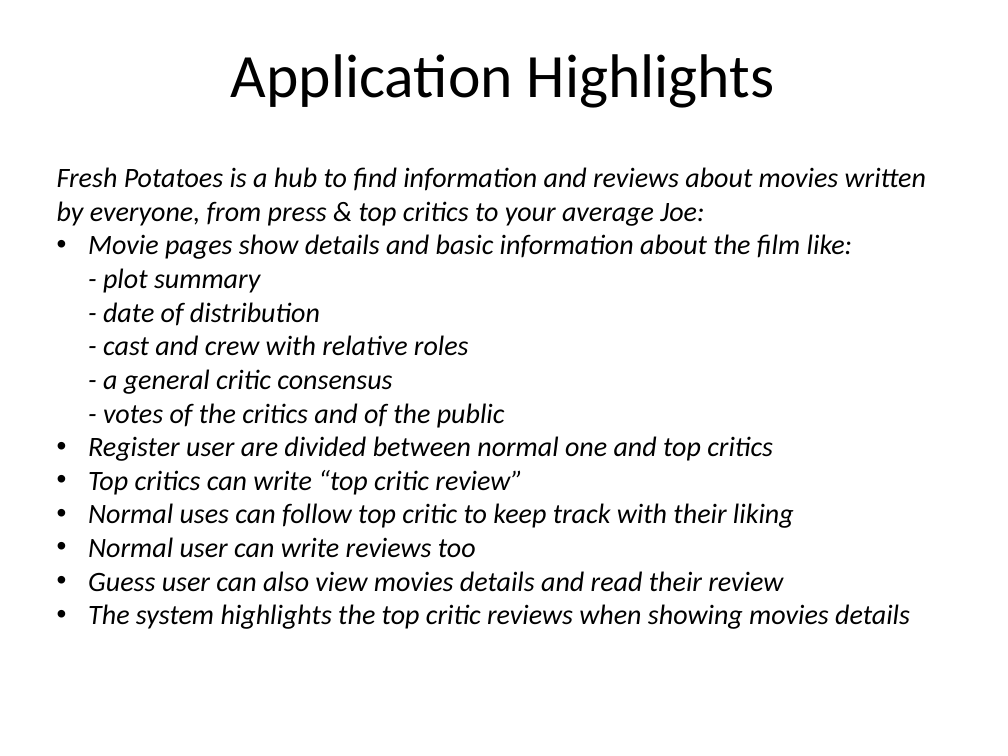
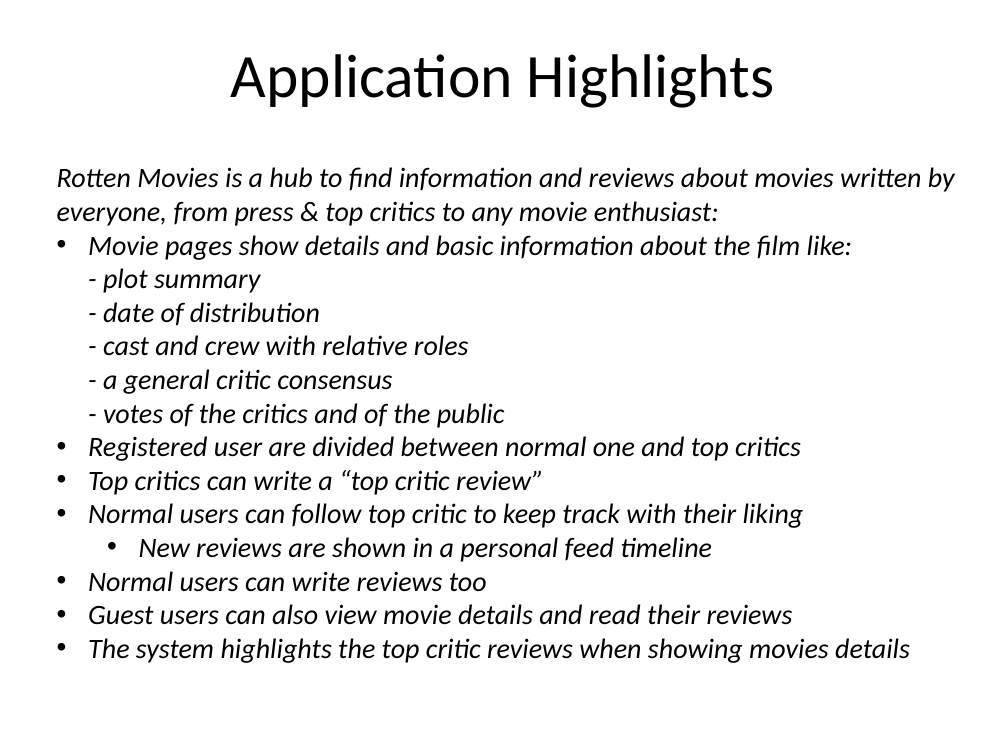
Before and after one commit to glmquint/RottenMovies, a slide deck: slide 2 of Presentazione.pptx. Drawn at 1008x756 pixels with LibreOffice and Linux fonts; fonts in the diff are those of the drawing; background and template pictures are left out. Boxes give left, top, right and bottom in pixels: in the first picture for what was removed or moved away, otherwise in the second. Text is boxed around its words. In the diff, an @@ line names an element or a change of style, - is before the commit and + after.

```diff
--- a/Presentazione.pptx
+++ b/Presentazione.pptx
@@ text at <box>57,167,955,226</box>: text changed @@
-Fresh Potatoes is a hub to find information and reviews about movies written by everyone, from press & top critics to your average Joe:
+Rotten Movies is a hub to find information and reviews about movies written by everyone, from press & top critics to any movie enthusiast:
@@ text at <box>88,436,804,625</box>: text changed @@
-• Register user are divided between normal one and top critics
-• Top critics can write “top critic review”
-• Normal uses can follow top critic to keep track with their liking
-• Normal user can write reviews too
-• Guess user can also view movies details and read their review
+• Registered user are divided between normal one and top critics
+• Top critics can write a “top critic review”
+• Normal users can follow top critic to keep track with their liking
+  • New reviews are shown in a personal feed timeline
+• Normal users can write reviews too
+• Guest users can also view movie details and read their reviews
```
Also in this commit, not shown: 6 other slides changed, 5 other files.
